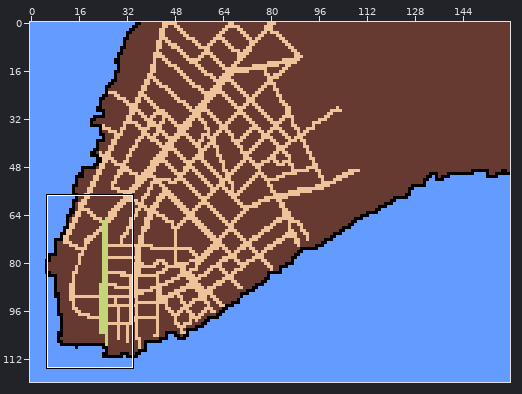
File history of a pixel-art file, manhattan.aseprite. The picture above shows the old version from afar; the outline marks the close-up.
Close-up. Before the edit:
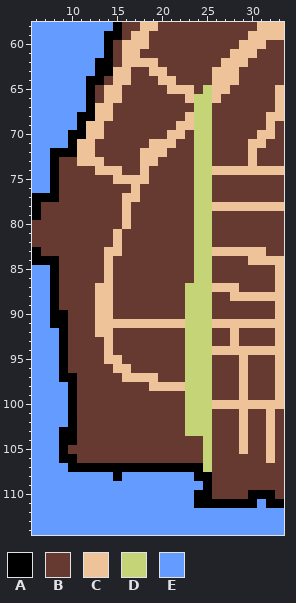
160x120 pixels, 1 frame. Shown: x 6..33, y 58..114.
Palette (. is transparent): A #000000  B #663931  C #eec39a  D #c4d476  E #639bff
The result:
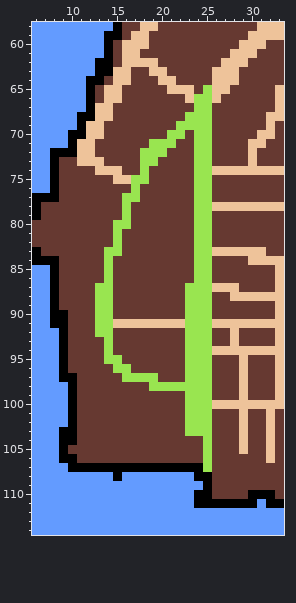
Commit: Add state street.
The exact change:
layer "Highlights/State" added
Colour D changes from #c4d476 to #99e550.
Layer "Highlights/State":
Colour B becomes colour D in row 80 at x 15.
Colour C becomes colour D in row 68 at x 23; in row 69 at x 22 to 23; in row 70 at x 21 to 22; in row 71 at x 19 to 21; in row 72 at x 18 to 20; in row 73 at x 18 to 19.
Colour C becomes colour D in row 74 at x 18; in row 75 at x 17 to 18; in row 76 at x 17; in row 77 at x 16 to 17; in rows 78 to 80 at x 16; in rows 81 to 82 at x 15.
Colour C becomes colour D in row 83 at x 14 to 15; in rows 84 to 86 at x 14; in rows 87 to 92 at x 13 to 14; in rows 93 to 94 at x 14; in row 95 at x 14 to 15; in row 96 at x 15 to 16.
Colour C becomes colour D in row 97 at x 16 to 19; in row 98 at x 19 to 22.
